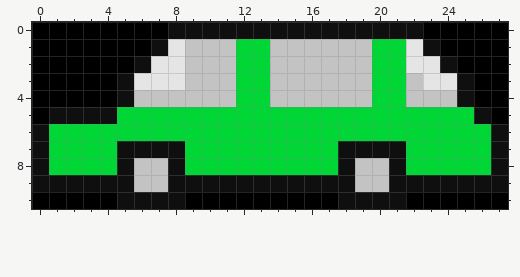
File history of a pixel-art sprite, Assets/monster/2.png. Above: the version before the commit.
The file is 28x11 pixels.
Once edited:
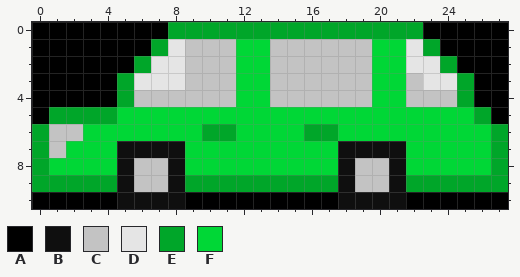
Palette (. is transparent): A #000000  B #0f0f0f  C #c3c3c3  D #e5e5e5  E #00a629  F #00d736
Diff:
y 0: x 8..22 BBBBBBBBBBBBBBB -> EEEEEEEEEEEEEEE
y 1: x 7 B -> E; x 23 B -> E
y 2: x 6 B -> E; x 24 B -> E
y 3..4: x 5 B -> E; x 25 B -> E
y 5: x 1..4 BBBB -> EEEE; x 26 B -> E
y 6: x 0..2 BFF -> ECC; x 10..11 FF -> EE; x 16..17 FF -> EE; x 27 B -> E
y 7: x 0..1 BF -> EC; x 27 B -> E
y 8: x 0 B -> E; x 27 B -> E
y 9: x 0..4 BBBBB -> EEEEE; x 9..17 BBBBBBBBB -> EEEEEEEEE; x 22..27 BBBBBB -> EEEEEE
